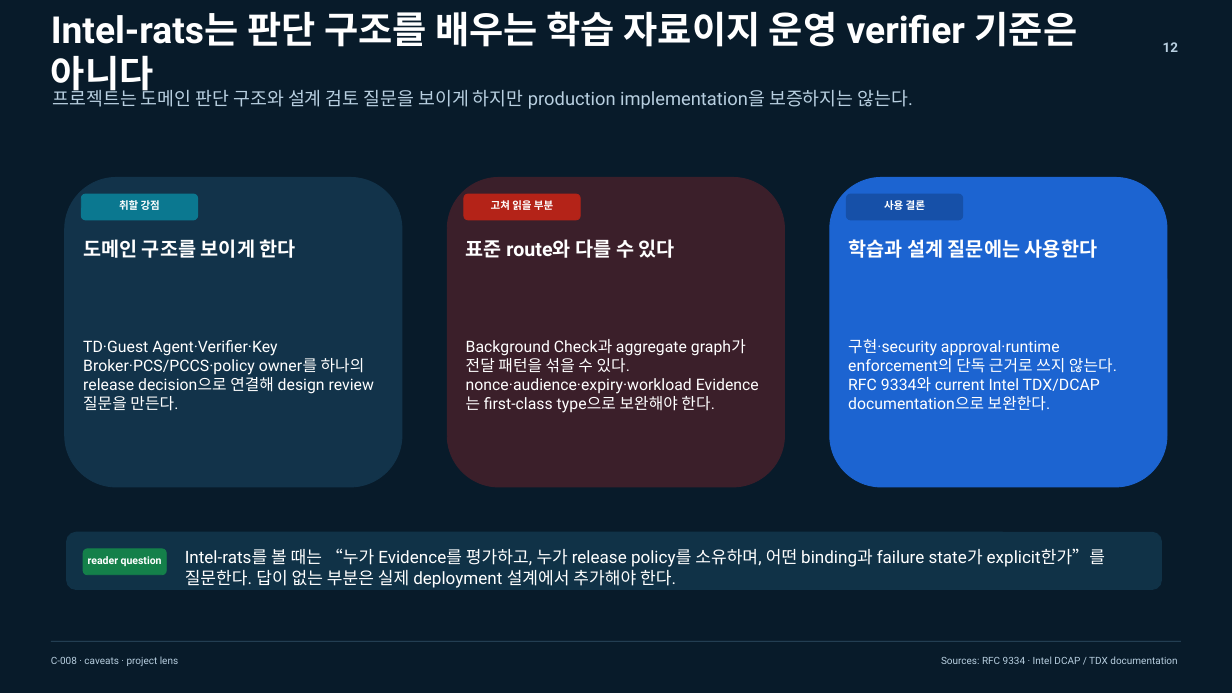
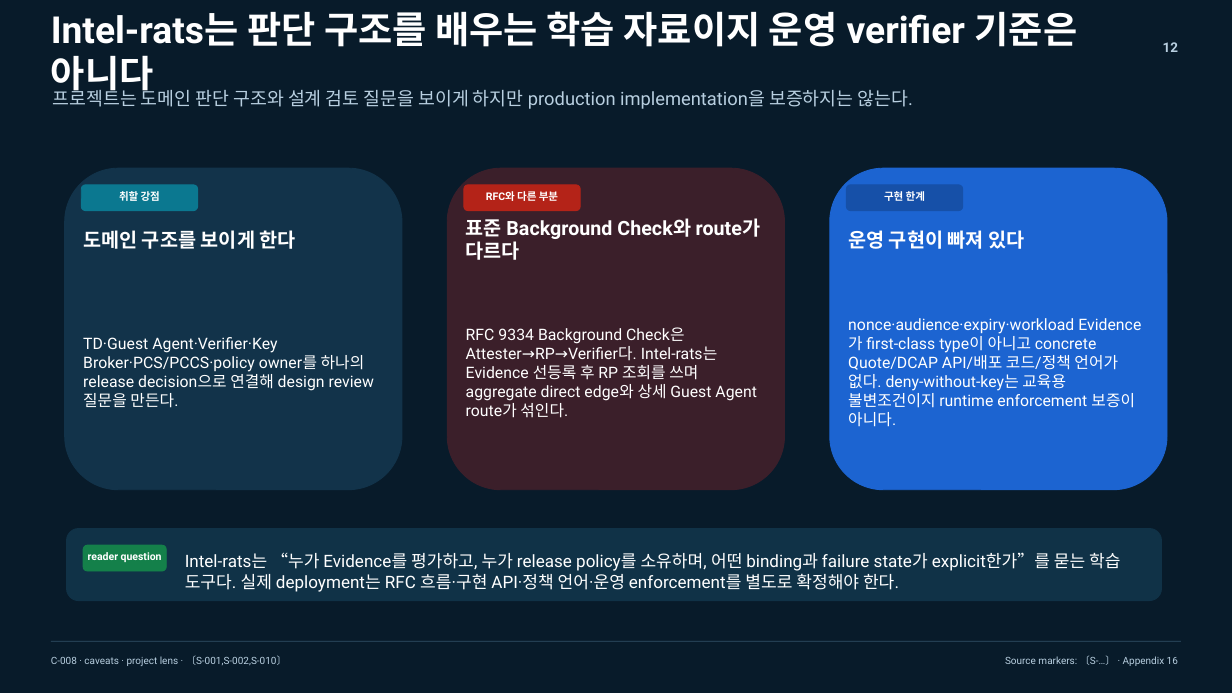
Before and after one commit to bitboom/skills, a slide deck: slide 12 of examples/intel-rats/to-deck-prose-v2/final/structural/intel-tdx-attestation-prose-structural.pptx. Drawn at 1232x693 pixels with LibreOffice and Linux fonts; fonts in the diff are those of the drawing. Boxes give left, top, right and bottom in pixels: in the first picture for what was removed or moved away, otherwise in the second. Text is boxed around its words. In the diff, an @@ line names an element or a change of style, - is before the commit and + after.

Commit message:
fix: enforce full Point deck semantics

```diff
--- a/examples/intel-rats/to-deck-prose-v2/final/structural/intel-tdx-attestation-prose-structural.pptx
+++ b/examples/intel-rats/to-deck-prose-v2/final/structural/intel-tdx-attestation-prose-structural.pptx
@@ rounded rectangle: place and size @@
-rounded rectangle at [65,177,402,487]
+rounded rectangle at [65,168,402,490]
@@ rounded rectangle: place and size @@
-rounded rectangle at [447,177,785,487]
+rounded rectangle at [447,168,785,490]
@@ rounded rectangle: place and size @@
-rounded rectangle at [830,177,1167,487]
+rounded rectangle at [830,168,1167,490]
@@ text at [486,191,558,201]: text changed @@
-고쳐 읽을 부분
+RFC와 다른 부분
@@ 3 rounded rectangles, 2 texts: place and size @@
-3 rounded rectangles, 2 texts at [81,194,963,258]
+3 rounded rectangles, 2 texts at [81,185,963,249]
@@ text at [884,191,925,201]: text changed @@
-사용 결론
+구현 한계
@@ text at [466,218,760,260]: text changed @@
-표준 route와 다를 수 있다
+표준 Background Check와 route가 다르다
@@ text at [848,230,1025,249]: text changed @@
-학습과 설계 질문에는 사용한다
+운영 구현이 빠져 있다
@@ text at [466,327,757,418]: text changed @@
-Background Check과 aggregate graph가 전달 패턴을 섞을 수 있다. nonce·audience·expiry·workload Evidence는 first-class type으로 보완해야 한다.
+RFC 9334 Background Check은 Attester→RP→Verifier다. Intel-rats는 Evidence 선등록 후 RP 조회를 쓰며 aggregate direct edge와 상세 Guest Agent route가 섞인다.
@@ text at [848,318,1135,427]: text changed @@
-구현·security approval·runtime enforcement의 단독 근거로 쓰지 않는다. RFC 9334와 current Intel TDX/DCAP documentation으로 보완한다.
+nonce·audience·expiry·workload Evidence가 first-class type이 아니고 concrete Quote/DCAP API/배포 코드/정책 언어가 없다. deny-without-key는 교육용 불변조건이지 runtime enforcement 보증이 아니다.
@@ rounded rectangle: place and size @@
-rounded rectangle at [67,532,1162,590]
+rounded rectangle at [67,529,1162,601]
@@ text "reader question": place and size @@
-text "reader question" at [88,556,162,566]
+text "reader question" at [88,552,162,562]
@@ rounded rectangle: place and size @@
-rounded rectangle at [83,549,166,575]
+rounded rectangle at [83,545,166,571]
@@ text at [185,552,1120,592]: text changed @@
-Intel-rats를 볼 때는 “누가 Evidence를 평가하고, 누가 release policy를 소유하며, 어떤 binding과 failure state가 explicit한가”를 질문한다. 답이 없는 부분은 실제 deployment 설계에서 추가해야 한다.
+Intel-rats는 “누가 Evidence를 평가하고, 누가 release policy를 소유하며, 어떤 binding과 failure state가 explicit한가”를 묻는 학습 도구다. 실제 deployment는 RFC 흐름·구현 API·정책 언어·운영 enforcement를 별도로 확정해야 한다.
@@ text at [51,655,287,666]: text changed @@
-C-008 · caveats · project lens
+C-008 · caveats · project lens · 〔S-001,S-002,S-010〕
@@ text at [1005,655,1178,666]: text changed @@
-Sources: RFC 9334 · Intel DCAP / TDX documentation
+Source markers: 〔S-…〕 · Appendix 16
```
Also in this commit, not shown: 13 other slides changed, 2 slides added, 1 slide removed, 44 other files.
